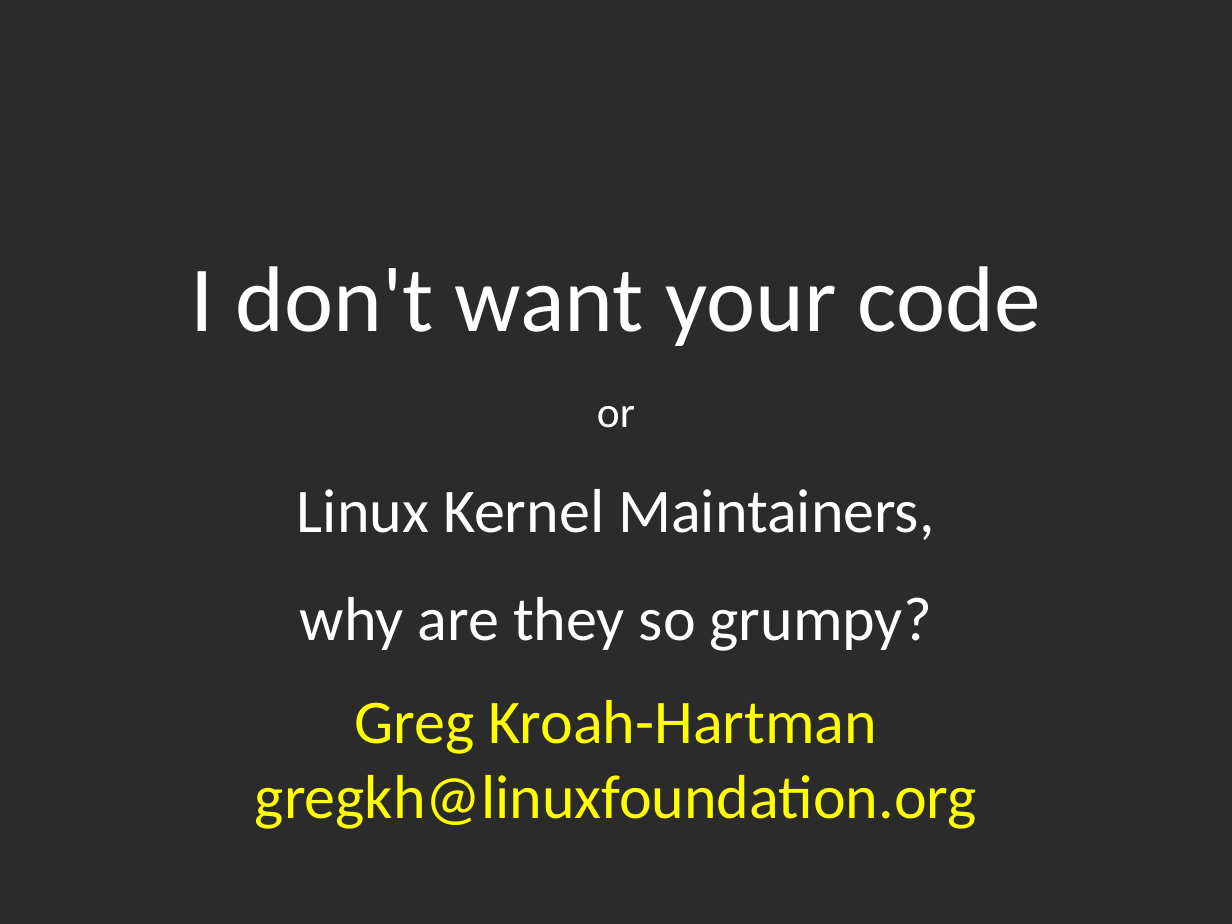
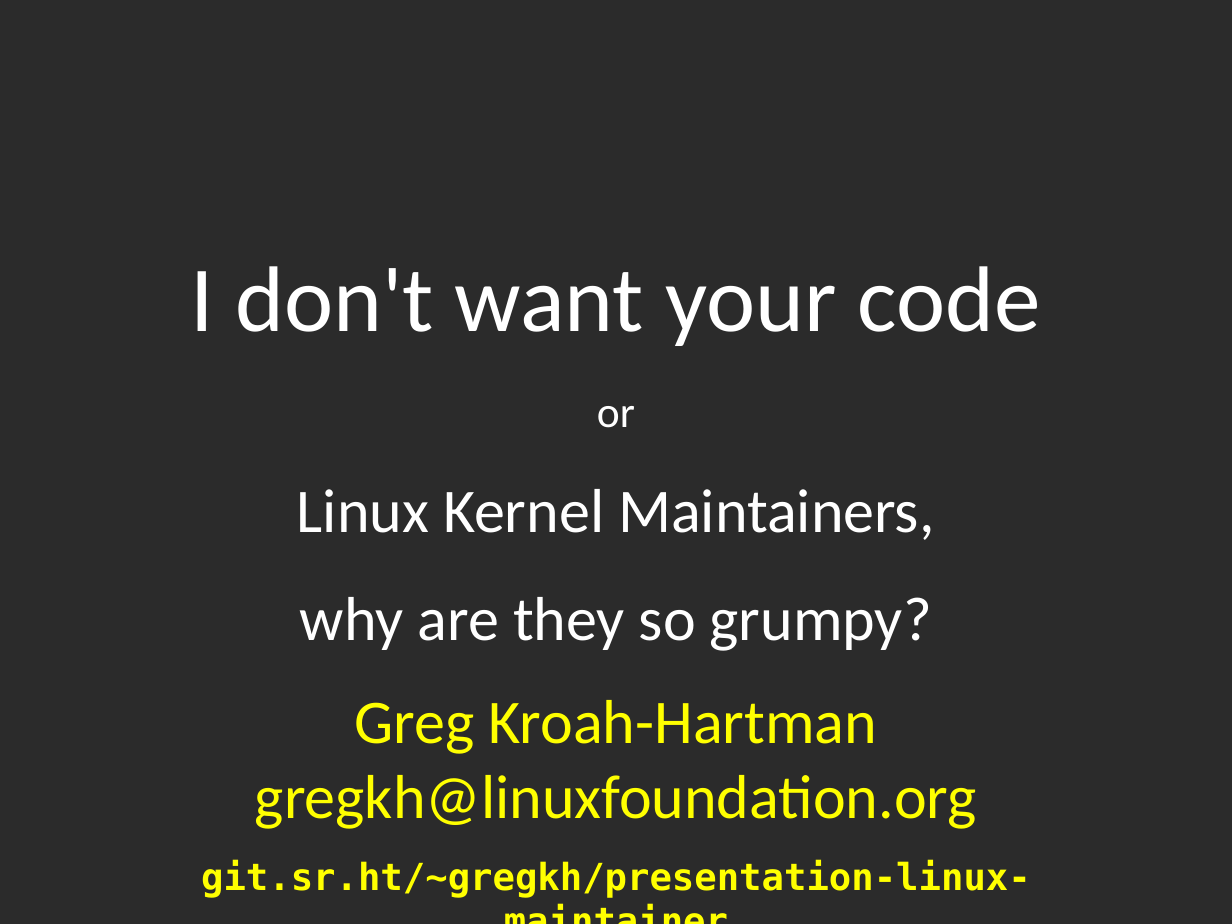
Before and after one commit to gregkh/presentation-linux-maintainer, a slide deck: slide 3 of maintainer.odp. Drawn at 1232x924 pixels with LibreOffice and Linux fonts; fonts in the diff are those of the drawing; background and template pictures are left out; a plain dark background stands for a picture behind light text. Boxes give left, top, right and bottom in pixels: in the first picture for what was removed or moved away, otherwise in the second. Text is boxed around its words. In the diff, an @@ line names an element or a change of style, - is before the commit and + after.

```diff
--- a/maintainer.odp
+++ b/maintainer.odp
@@ text added at [201,860,1031,898], 24 pt, text #FFFF00, bold @@
+git.sr.ht/~gregkh/presentation-linux-maintainer
```
Also in this commit, not shown: 1 other slide changed, 1 slide added, 1 other file.
